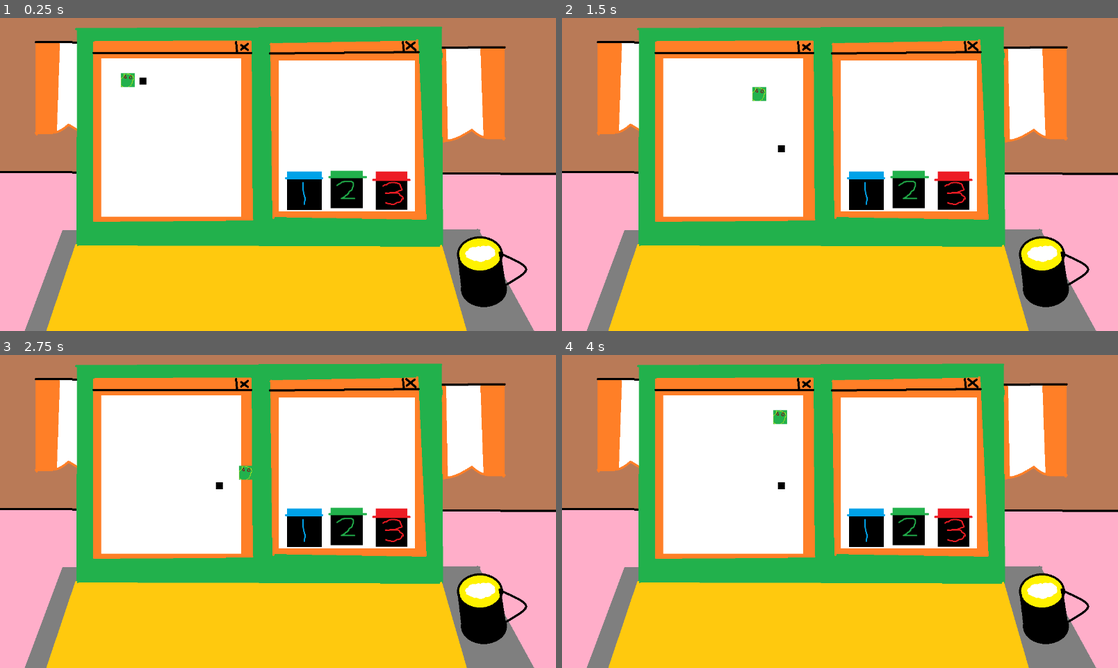
Above: before the commit, frames 1-4 (two rows, left to right).
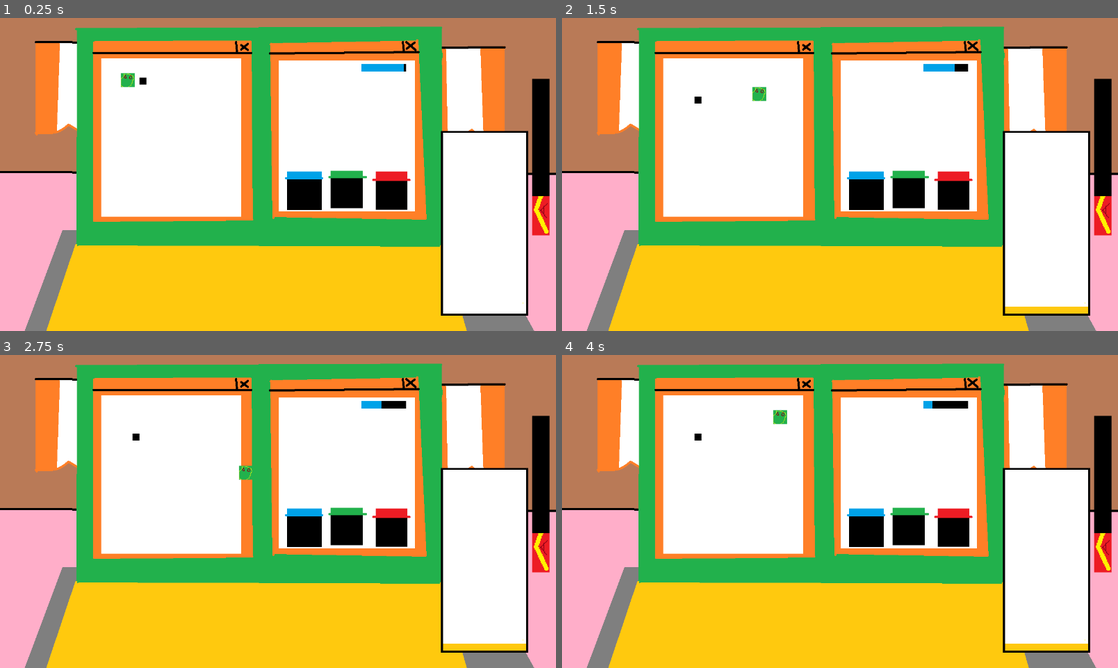
Above: after the commit, the same moments.

Repository: xepewout/BAE
Game: Godot game, scene res://main.tscn
The game is run twice, just before and just after one commit, with the same random seed, the same clock (stepped at 60 frames per second) and the same inputs.
Inputs:
- Up to frame 1 (0.25 s): no input
- Up to frame 2 (1.5 s): tap Enter at 0.5 s; hold Right 0.53-1.28 s; hold 1 (one) 0.53-1.28 s; tap Space (space, bound only after the commit) at 0.8, 1.35 s; hold Down from 1.28 s (still down)
- Up to frame 3 (2.75 s): tap 1 (one) at 1.55 s; release Down at 2.03 s; hold Right from 2.03 s (still down); hold 1 (one) from 2.03 s (still down); tap Space (space, bound only after the commit) at 2.3 s
- Up to frame 4 (4 s): release Right at 2.78 s; release 1 (one) at 2.78 s; hold Up 2.78-3.53 s; tap 3 (three) at 2.85 s; tap 1 (one) at 3.05 s; hold Left from 3.53 s (still down); hold 2 (two) from 3.53 s (still down); tap Space (space, bound only after the commit) at 3.8 s

The runs differ from the first frame. In frame 1, 11% of the frame differs, in the area x 54-99%, y 14-96%; in frame 2, 11%; in frame 3, 11%; in frame 4, 11%.

Commit message:
version .4
-added bear minigame
-added ui improvements

Diff:
--- /dev/null
+++ b/bae/beer.gd
@@ -0,0 +1,24 @@
+extends Node2D
+@onready var timer: Timer = $Timer
+@onready var beer_mug: TextureProgressBar = $BeerMug
+var pressed = false
+
+# Called when the node enters the scene tree for the first time.
+func _ready() -> void:
+	pass # Replace with function body.
+
+
+# Called every frame. 'delta' is the elapsed time since the previous frame.
+func _process(delta: float) -> void:
+	if pressed:
+		beer_mug.value = -(timer.time_left * 100) + 100
+		print("timer")
+		print(timer.time_left)
+
+func _input(event):
+
+	if (event.is_action_pressed("space")):
+		timer.start()
+		pressed = true
+	if (event.is_action_released("space")):
+		pressed = false
--- a/bae/buckets.gd
+++ b/bae/buckets.gd
@@ -5,9 +5,12 @@
 @onready var file: Sprite2D = $file/Sprite2D
 @onready var timer: Timer = $Timer
 @onready var buckets = [blue_bucket,green_bucket,red_bucket]
+@onready var timer_bar: TextureProgressBar = $"../timerBar"
+
 var addVector = Vector2 (0,0)
 var fileNum = 0
 var fileFlag = false
+
 
 # Called when the node enters the scene tree for the first time.
 func _ready() -> void:
@@ -16,10 +19,10 @@
 		print(buckets[i].position)
 		addVector = addVector + Vector2(100,0)
 
-
 # Called every frame. 'delta' is the elapsed time since the previous frame.
 func _process(delta: float) -> void:
-	pass
+	print(timer.time_left)
+	timer_bar.value = timer.time_left * 20
 
 func _shuffle():
 	randomize()
@@ -48,4 +51,6 @@
 			if !((fileNum == 0 and event.is_action_pressed("one")) or (fileNum == 1 and event.is_action_pressed("two")) or (fileNum == 2 and event.is_action_pressed("three"))):
 				get_tree().reload_current_scene()
 				return
-			fileFlag = false
+			else:
+				fileFlag = false
+				file.texture = preload("res://assests/sprites/fileSort/Files/passFile.png")
--- /dev/null
+++ b/bae/main.gd
@@ -0,0 +1,25 @@
+extends Node
+@onready var anger: TextureProgressBar = $Anger
+const SNAKE_GAME = preload("res://scenes/snake_game.tscn")
+const FILE_SORT = preload("res://scenes/file_sort.tscn")
+var snake = SNAKE_GAME.instantiate()
+var fileSort = FILE_SORT.instantiate()
+
+# Called when the node enters the scene tree for the first time.
+func _ready() -> void:
+	anger.value = 25
+	add_child(snake)
+	add_child(fileSort)
+
+
+# Called every frame. 'delta' is the elapsed time since the previous frame.
+func _process(delta: float) -> void:
+	pass
+
+func _damage():
+	anger.value += 10
+	print(anger.value)
+	if snake:
+		snake.queue_free()
+		snake = SNAKE_GAME.instantiate()
+		add_child(snake)
--- a/bae/main.tscn
+++ b/bae/main.tscn
@@ -1,101 +1,43 @@
-[gd_scene load_steps=12 format=3 uid="uid://dwn4mdqya7iqw"]
+[gd_scene load_steps=8 format=3 uid="uid://dwn4mdqya7iqw"]
 
 [ext_resource type="Texture2D" uid="uid://7nhnxgx6powh" path="res://assests/backgrounds/main.png" id="1_cm3j0"]
-[ext_resource type="Script" path="res://snake.gd" id="1_o3v70"]
-[ext_resource type="Texture2D" uid="uid://b18mr5fafxip1" path="res://assests/sprites/snake/head.png" id="3_5wuv7"]
-[ext_resource type="Script" path="res://food.gd" id="3_wmxqn"]
-[ext_resource type="Texture2D" uid="uid://bv61xdybtmcb6" path="res://assests/sprites/snake/snake.png" id="5_ous22"]
-[ext_resource type="Script" path="res://buckets.gd" id="6_sybdr"]
-[ext_resource type="Texture2D" uid="uid://b2kryffwimeuv" path="res://assests/sprites/fileSort/redBucket3.png" id="7_wpjis"]
-[ext_resource type="Texture2D" uid="uid://bok0ya75frw12" path="res://assests/sprites/fileSort/greenBucket2.png" id="8_k2sa7"]
-[ext_resource type="Texture2D" uid="uid://dfydwx0cvx3li" path="res://assests/sprites/fileSort/blueBucket1.png" id="9_b3p6u"]
-
-[sub_resource type="RectangleShape2D" id="RectangleShape2D_vnqca"]
-
-[sub_resource type="RectangleShape2D" id="RectangleShape2D_iskva"]
+[ext_resource type="Script" path="res://main.gd" id="1_qi0bm"]
+[ext_resource type="Script" path="res://beer.gd" id="5_gxdaf"]
+[ext_resource type="Texture2D" uid="uid://ci74xiwt1y7ku" path="res://assests/sprites/beer/emptyBeer.png" id="6_pxp5d"]
+[ext_resource type="Texture2D" uid="uid://c71o8p5m7fp11" path="res://assests/sprites/beer/beer.png" id="7_6h1y2"]
+[ext_resource type="Texture2D" uid="uid://ms2yk5xoogwx" path="res://assests/sprites/ui/blackBar.png" id="10_fu10p"]
+[ext_resource type="Texture2D" uid="uid://b40645sstsqp0" path="res://assests/sprites/ui/angerBar.png" id="11_51jik"]
 
 [node name="Main" type="Node"]
+script = ExtResource("1_qi0bm")
 
 [node name="CanvasLayer" type="TextureRect" parent="."]
 texture = ExtResource("1_cm3j0")
 
-[node name="Snake Game" type="Node2D" parent="."]
+[node name="Anger" type="TextureProgressBar" parent="."]
+offset_left = 1225.0
+offset_top = 140.0
+offset_right = 1265.0
+offset_bottom = 500.0
+value = 50.0
+fill_mode = 3
+texture_under = ExtResource("10_fu10p")
+texture_progress = ExtResource("11_51jik")
 
-[node name="ColorRect" type="ColorRect" parent="Snake Game"]
-offset_left = 233.0
-offset_top = 93.0
-offset_right = 555.0
-offset_bottom = 457.0
+[node name="Beer" type="Node2D" parent="."]
+position = Vector2(1015, 260)
+script = ExtResource("5_gxdaf")
 
-[node name="Snake" type="Area2D" parent="Snake Game/ColorRect"]
-position = Vector2(29, 50)
-script = ExtResource("1_o3v70")
-metadata/_edit_group_ = true
+[node name="BeerMug" type="TextureProgressBar" parent="Beer"]
+anchors_preset = -1
+anchor_right = 4.025
+anchor_bottom = 9.625
+offset_right = 201.0
+offset_bottom = 425.0
+fill_mode = 3
+texture_under = ExtResource("6_pxp5d")
+texture_progress = ExtResource("7_6h1y2")
+metadata/_edit_use_anchors_ = true
 
-[node name="Sprite2D" type="Sprite2D" parent="Snake Game/ColorRect/Snake"]
-texture = ExtResource("3_5wuv7")
-
-[node name="Timer" type="Timer" parent="Snake Game/ColorRect/Snake"]
-wait_time = 0.1
-autostart = true
-
-[node name="CollisionShape2D" type="CollisionShape2D" parent="Snake Game/ColorRect/Snake"]
-scale = Vector2(0.8, 0.8)
-shape = SubResource("RectangleShape2D_vnqca")
-
-[node name="Food" type="Area2D" parent="Snake Game/ColorRect" groups=["Food"]]
-position = Vector2(96, 52)
-script = ExtResource("3_wmxqn")
-metadata/_edit_group_ = true
-
-[node name="Sprite2D" type="Sprite2D" parent="Snake Game/ColorRect/Food"]
-texture = ExtResource("5_ous22")
-
-[node name="CollisionShape2D" type="CollisionShape2D" parent="Snake Game/ColorRect/Food"]
-scale = Vector2(0.8, 0.8)
-shape = SubResource("RectangleShape2D_iskva")
-
-[node name="File Sort" type="Node2D" parent="."]
-
-[node name="ColorRect" type="ColorRect" parent="File Sort"]
-offset_left = 642.0
-offset_top = 98.0
-offset_right = 955.0
-offset_bottom = 445.0
-
-[node name="Buckets" type="Node2D" parent="File Sort/ColorRect"]
-position = Vector2(-642, -98)
-script = ExtResource("6_sybdr")
-
-[node name="redBucket" type="Node2D" parent="File Sort/ColorRect/Buckets"]
-position = Vector2(900, 392)
-metadata/_edit_group_ = true
-
-[node name="Sprite2D" type="Sprite2D" parent="File Sort/ColorRect/Buckets/redBucket"]
-texture = ExtResource("7_wpjis")
-
-[node name="greenBucket" type="Node2D" parent="File Sort/ColorRect/Buckets"]
-position = Vector2(804, 394)
-metadata/_edit_group_ = true
-
-[node name="Sprite2D" type="Sprite2D" parent="File Sort/ColorRect/Buckets/greenBucket"]
-texture = ExtResource("8_k2sa7")
-
-[node name="blueBucket" type="Node2D" parent="File Sort/ColorRect/Buckets"]
-position = Vector2(700, 390)
-metadata/_edit_group_ = true
-
-[node name="Sprite2D" type="Sprite2D" parent="File Sort/ColorRect/Buckets/blueBucket"]
-texture = ExtResource("9_b3p6u")
-
-[node name="file" type="Node2D" parent="File Sort/ColorRect/Buckets"]
-position = Vector2(794, 226)
-
-[node name="Sprite2D" type="Sprite2D" parent="File Sort/ColorRect/Buckets/file"]
-
-[node name="Timer" type="Timer" parent="File Sort/ColorRect/Buckets"]
-wait_time = 5.0
-autostart = true
-
-[connection signal="area_entered" from="Snake Game/ColorRect/Snake" to="Snake Game/ColorRect/Snake" method="_on_area_entered"]
-[connection signal="timeout" from="File Sort/ColorRect/Buckets/Timer" to="File Sort/ColorRect/Buckets" method="_shuffle"]
+[node name="Timer" type="Timer" parent="Beer"]
+one_shot = true
--- a/bae/project.godot
+++ b/bae/project.godot
@@ -63,6 +63,11 @@
 "events": [Object(InputEventKey,"resource_local_to_scene":false,"resource_name":"","device":-1,"window_id":0,"alt_press …(191 unchanged characters)…
 ]
 }
+space={
+"deadzone": 0.5,
+"events": [Object(InputEventKey,"resource_local_to_scene":false,"resource_name":"","device":-1,"window_id":0,"alt_pressed":false,"shift_pressed":false,"ctrl_pressed":false,"meta_pressed":false,"pressed":false,"keycode":0,"physical_keycode":32,"key_label":0,"unicode":32,"location":0,"echo":false,"script":null)
+]
+}
 
 [rendering]
 
--- /dev/null
+++ b/bae/scenes/file_sort.tscn
@@ -0,0 +1,61 @@
+[gd_scene load_steps=7 format=3 uid="uid://bdufxww257r7f"]
+
+[ext_resource type="Script" path="res://buckets.gd" id="1_x52ow"]
+[ext_resource type="Texture2D" uid="uid://csefuu0mbjncn" path="res://assests/sprites/fileSort/Buckets/redBucket.png" id="2_3bhmk"]
+[ext_resource type="Texture2D" uid="uid://cmwwrbebu14p" path="res://assests/sprites/fileSort/Buckets/greenBucket.png" id="3_dwsia"]
+[ext_resource type="Texture2D" uid="uid://cxmxv8ja77doi" path="res://assests/sprites/fileSort/Buckets/blueBucket.png" id="4_uoyrt"]
+[ext_resource type="Texture2D" uid="uid://1wx2ic8suv7t" path="res://assests/sprites/ui/timerBarBack.png" id="5_ewtby"]
+[ext_resource type="Texture2D" uid="uid://c0stt7whbsw0x" path="res://assests/sprites/ui/timerBar.png" id="6_dscht"]
+
+[node name="File Sort" type="Node2D"]
+
+[node name="ColorRect" type="ColorRect" parent="."]
+offset_left = 642.0
+offset_top = 98.0
+offset_right = 955.0
+offset_bottom = 445.0
+
+[node name="Buckets" type="Node2D" parent="ColorRect"]
+position = Vector2(-642, -98)
+script = ExtResource("1_x52ow")
+
+[node name="redBucket" type="Node2D" parent="ColorRect/Buckets"]
+position = Vector2(900, 392)
+metadata/_edit_group_ = true
+
+[node name="Sprite2D" type="Sprite2D" parent="ColorRect/Buckets/redBucket"]
+texture = ExtResource("2_3bhmk")
+
+[node name="greenBucket" type="Node2D" parent="ColorRect/Buckets"]
+position = Vector2(804, 394)
+metadata/_edit_group_ = true
+
+[node name="Sprite2D" type="Sprite2D" parent="ColorRect/Buckets/greenBucket"]
+texture = ExtResource("3_dwsia")
+
+[node name="blueBucket" type="Node2D" parent="ColorRect/Buckets"]
+position = Vector2(700, 390)
+metadata/_edit_group_ = true
+
+[node name="Sprite2D" type="Sprite2D" parent="ColorRect/Buckets/blueBucket"]
+texture = ExtResource("4_uoyrt")
+
+[node name="file" type="Node2D" parent="ColorRect/Buckets"]
+position = Vector2(794, 226)
+
+[node name="Sprite2D" type="Sprite2D" parent="ColorRect/Buckets/file"]
+
+[node name="Timer" type="Timer" parent="ColorRect/Buckets"]
+wait_time = 5.0
+autostart = true
+
+[node name="timerBar" type="TextureProgressBar" parent="ColorRect"]
+layout_mode = 0
+offset_left = 190.0
+offset_top = 8.0
+offset_right = 293.0
+offset_bottom = 25.0
+texture_under = ExtResource("5_ewtby")
+texture_progress = ExtResource("6_dscht")
+
+[connection signal="timeout" from="ColorRect/Buckets/Timer" to="ColorRect/Buckets" method="_shuffle"]
--- /dev/null
+++ b/bae/scenes/snake_game.tscn
@@ -0,0 +1,48 @@
+[gd_scene load_steps=7 format=3 uid="uid://c26x2hhd463nq"]
+
+[ext_resource type="Script" path="res://snake.gd" id="1_ipxye"]
+[ext_resource type="Texture2D" uid="uid://b18mr5fafxip1" path="res://assests/sprites/snake/head.png" id="2_oqsp4"]
+[ext_resource type="Script" path="res://food.gd" id="3_k7xu1"]
+[ext_resource type="Texture2D" uid="uid://bv61xdybtmcb6" path="res://assests/sprites/snake/snake.png" id="4_dcki8"]
+
+[sub_resource type="RectangleShape2D" id="RectangleShape2D_vnqca"]
+
+[sub_resource type="RectangleShape2D" id="RectangleShape2D_iskva"]
+
+[node name="Snake Game" type="Node2D"]
+
+[node name="ColorRect" type="ColorRect" parent="."]
+offset_left = 233.0
+offset_top = 93.0
+offset_right = 555.0
+offset_bottom = 457.0
+
+[node name="Snake" type="Area2D" parent="ColorRect"]
+position = Vector2(29, 50)
+script = ExtResource("1_ipxye")
+metadata/_edit_group_ = true
+
+[node name="Sprite2D" type="Sprite2D" parent="ColorRect/Snake"]
+texture = ExtResource("2_oqsp4")
+
+[node name="Timer" type="Timer" parent="ColorRect/Snake"]
+wait_time = 0.1
+autostart = true
+
+[node name="CollisionShape2D" type="CollisionShape2D" parent="ColorRect/Snake"]
+scale = Vector2(0.8, 0.8)
+shape = SubResource("RectangleShape2D_vnqca")
+
+[node name="Food" type="Area2D" parent="ColorRect" groups=["Food"]]
+position = Vector2(96, 52)
+script = ExtResource("3_k7xu1")
+metadata/_edit_group_ = true
+
+[node name="Sprite2D" type="Sprite2D" parent="ColorRect/Food"]
+texture = ExtResource("4_dcki8")
+
+[node name="CollisionShape2D" type="CollisionShape2D" parent="ColorRect/Food"]
+scale = Vector2(0.8, 0.8)
+shape = SubResource("RectangleShape2D_iskva")
+
+[connection signal="area_entered" from="ColorRect/Snake" to="ColorRect/Snake" method="_on_area_entered"]
--- a/bae/snake.gd
+++ b/bae/snake.gd
@@ -4,12 +4,11 @@
 var segment_positions := []  # Stores positions of body segments
 var segments := []  # List of segment nodes
 
+@onready var main: Node = $"../../.."
 @export var grid_size := 16
 
 func _ready() -> void:
-
 	$Timer.timeout.connect(_move)
-
 
 func _input(event):
 	if event is InputEventKey and event.pressed:
@@ -25,9 +24,8 @@
 
 	# Check for self-collision BEFORE updating the position
 	if new_position in segment_positions:
-		print("Game Over! Snake collided with itself.")
-		get_tree().reload_current_scene()
-		return
+		main._damage()
+
 
 	# Store the old head position to shift the body properly
 	segment_positions.insert(0, position)  # Store head's current position
@@ -48,7 +46,7 @@
 
 	# Create a new segment
 	var segment = Sprite2D.new()
-	segment.texture = preload("res://assests/sprites/snake/snake.png") # Use the same texture as the head
+	segment.texture = preload("res://assests/sprites/snake/snake.png")
 
 	# Place new segment at the last position in segment_positions
 	var last_position = segment_positions[-1] if segment_positions else position
Binary file added: bae/assests/sprites/beer/beer.png
Not shown, added: bae/assests/sprites/beer/beer.png.import
Binary file added: bae/assests/sprites/beer/emptyBeer.png
Not shown, added: bae/assests/sprites/beer/emptyBeer.png.import
Binary file added: bae/assests/sprites/fileSort/Files/passFile.png
Not shown, added: bae/assests/sprites/fileSort/Files/passFile.png.import
Binary file added: bae/assests/sprites/ui/angerBar.png
Not shown, added: bae/assests/sprites/ui/angerBar.png.import
Binary file added: bae/assests/sprites/ui/blackBar.png
Not shown, added: bae/assests/sprites/ui/blackBar.png.import
Binary file added: bae/assests/sprites/ui/timerBar.png
Not shown, added: bae/assests/sprites/ui/timerBar.png.import
(and 2 more such lines)
